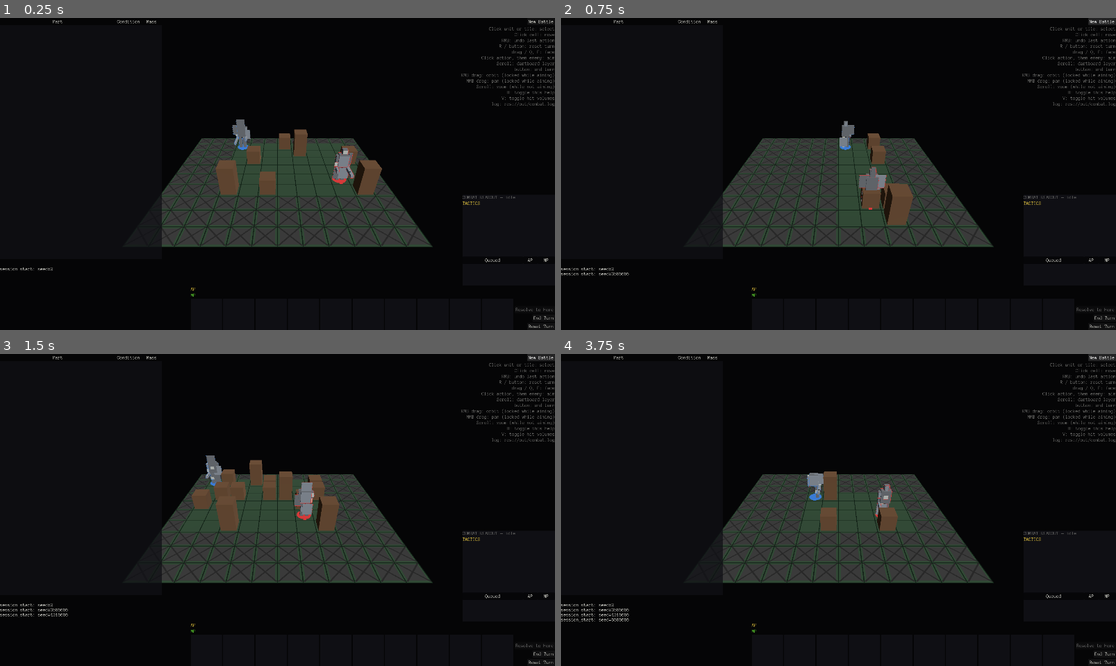
Above: before the commit, frames 1-4 (two rows, left to right).
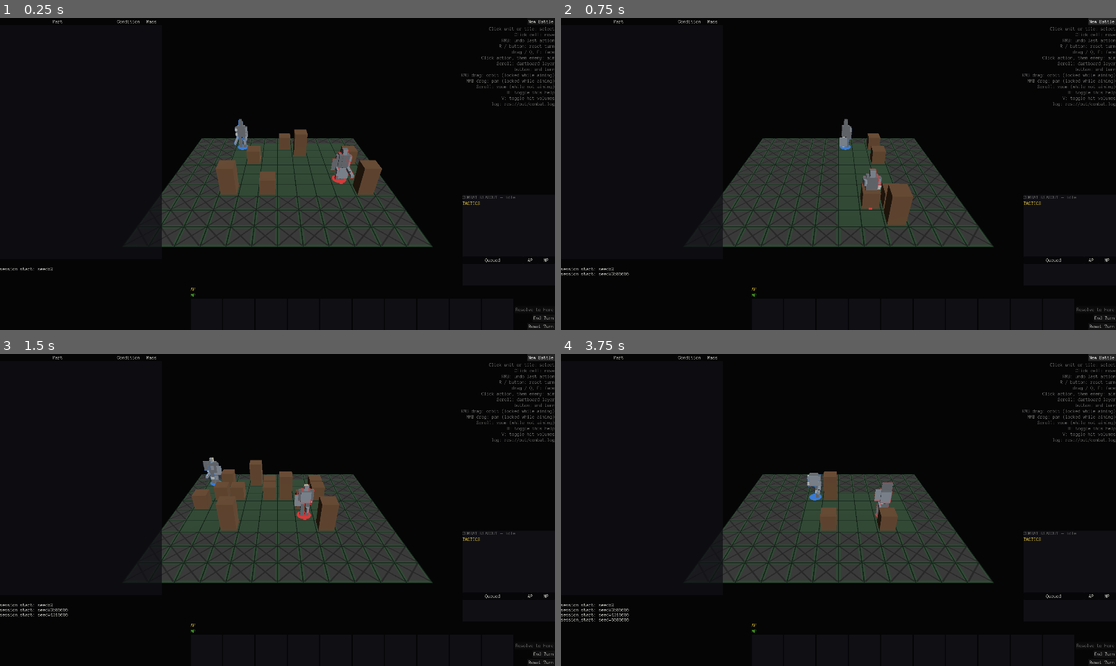
Above: after the commit, the same moments.

Repository: NotUserFriendly/HulkBreakers
Game: Godot game, scene res://src/view/battle_scene.tscn
Two runs of this game, one before a commit and one after it. Both use one fixed random seed, a clock stepped at 60 frames per second and the inputs below.
Inputs:
- Up to frame 1 (0.25 s): no input
- Up to frame 2 (0.75 s): click "New Battle" at 0.5 s
- Up to frame 3 (1.5 s): click "New Battle" at 1.25 s
- Up to frame 4 (3.75 s): click "End Turn" at 2 s; click "End Turn" at 2.75 s; click "New Battle" at 3.5 s

The runs differ from the first frame. In frame 1, 0.2% of the frame differs, in the area x 41-64%, y 32-52%; in frame 2, 0.2%; in frame 3, 0.2%, in the area x 36-57%, y 32-52%; in frame 4, 0.2%.

Commit message:
Taskblock 13 Pass G: wedge and cylinder armor plates (ricochet stress test)
The deflection model (docs/03) had only ever been exercised against
flat plates mounted square-on. Box has no orientation field of its own
(docs/02: always axis-aligned in part-local space) — a genuinely
angled/curved face can only come from the SOCKET that mounts a plate,
never the plate's own volume. So the three new plates
(wedge_plate_shallow/steep, cylinder_plate_segment — the last
CYLINDER-primitive, cosmetic only per docs/09) stay simple flat boxes;
the actual wedge/cylinder arrangement is a ring of ARMOR sockets at a
spread of Y-axis rotations, built as a test fixture (no existing
precedent in this codebase ships a purpose-built stress rig as real
game data).

Confirmed per-face surface normals span a wide arc across a 5-socket
ring (>60 degrees pairwise, not clustered), that two plates mounted at
different angles reflect an identical incoming shot in genuinely
different directions (not a fixed value), and that a seeded burst into
a 5-plate wedge cluster resolves deterministically and terminates.

Along the way, found and fixed a real pre-existing gap: two
test_battle_scene.gd assertions assumed every rendered mesh transform
equals its raw hitbox placement (translated to box.center), which only
held because no primitive-rendered, non-unit-scaled part had ever been
eligible for BattleScene's random assembly before. cylinder_plate_segment
(attaches_to ARMOR, CYLINDER primitive, non-unit render_scale) exposed
it the first time it got randomly assembled — fixed both assertions to
account for render_scale on a primitive-rendered part (taskblock-10
Pass A's own documented divergence: "the mesh must never affect
resolution"), not a bug in the new content.

1074/1075 passing; the one remaining failure is the same pre-existing,
unrelated test_battle_scene_input.gd flake noted since Pass A.

Diff:
--- /dev/null
+++ b/data/parts/cylinder_plate_segment.tres
@@ -0,0 +1,24 @@
+[gd_resource type="Resource" script_class="Part" format=3]
+
+[ext_resource type="Script" path="res://src/data/part.gd" id="1_yy7ul"]
+[ext_resource type="Script" path="res://src/data/ring.gd" id="2_vw2i3"]
+[ext_resource type="Script" path="res://src/data/socket.gd" id="3_l0s0x"]
+[ext_resource type="Script" path="res://src/data/box.gd" id="4_13w3y"]
+
+[sub_resource type="Resource" id="Resource_nnulf"]
+script = ExtResource("4_13w3y")
+size = Vector3(0.18, 0.3, 0.04)
+
+[resource]
+script = ExtResource("1_yy7ul")
+id = &"cylinder_plate_segment"
+display_name = "Cylinder Plate Segment"
+attaches_to = Array[StringName]([&"ARMOR"])
+material = &"steel"
+volume = Array[ExtResource("4_13w3y")]([SubResource("Resource_nnulf")])
+render_primitive = &"CYLINDER"
+render_scale = Vector3(0.18, 0.3, 0.3)
+hp = 4
+max_hp = 4
+mass = 1.0
+mangles_into = &"metal_scraps"
--- /dev/null
+++ b/data/parts/wedge_plate_shallow.tres
@@ -0,0 +1,22 @@
+[gd_resource type="Resource" script_class="Part" format=3]
+
+[ext_resource type="Script" path="res://src/data/part.gd" id="1_obc6p"]
+[ext_resource type="Script" path="res://src/data/ring.gd" id="2_kybpr"]
+[ext_resource type="Script" path="res://src/data/socket.gd" id="3_shpfp"]
+[ext_resource type="Script" path="res://src/data/box.gd" id="4_73v36"]
+
+[sub_resource type="Resource" id="Resource_usot8"]
+script = ExtResource("4_73v36")
+size = Vector3(0.2, 0.3, 0.04)
+
+[resource]
+script = ExtResource("1_obc6p")
+id = &"wedge_plate_shallow"
+display_name = "Wedge Plate (Shallow)"
+attaches_to = Array[StringName]([&"ARMOR"])
+material = &"steel"
+volume = Array[ExtResource("4_73v36")]([SubResource("Resource_usot8")])
+hp = 4
+max_hp = 4
+mass = 1.2
+mangles_into = &"metal_scraps"
--- /dev/null
+++ b/data/parts/wedge_plate_steep.tres
@@ -0,0 +1,22 @@
+[gd_resource type="Resource" script_class="Part" format=3]
+
+[ext_resource type="Script" path="res://src/data/part.gd" id="1_knowa"]
+[ext_resource type="Script" path="res://src/data/ring.gd" id="2_pxl14"]
+[ext_resource type="Script" path="res://src/data/socket.gd" id="3_rrod1"]
+[ext_resource type="Script" path="res://src/data/box.gd" id="4_hw7ru"]
+
+[sub_resource type="Resource" id="Resource_xa2a6"]
+script = ExtResource("4_hw7ru")
+size = Vector3(0.22, 0.32, 0.05)
+
+[resource]
+script = ExtResource("1_knowa")
+id = &"wedge_plate_steep"
+display_name = "Wedge Plate (Steep)"
+attaches_to = Array[StringName]([&"ARMOR"])
+material = &"steel"
+volume = Array[ExtResource("4_hw7ru")]([SubResource("Resource_xa2a6")])
+hp = 5
+max_hp = 5
+mass = 1.6
+mangles_into = &"metal_scraps"
--- /dev/null
+++ b/test/unit/logic/test_ricochet_stress.gd
@@ -0,0 +1,167 @@
+extends GutTest
+
+## taskblock-13 Pass G: wedge and cylinder armor plates — the deflection
+## model (docs/03) had only ever been exercised against flat/box plates
+## mounted square-on. `Box` has no orientation field of its own (docs/02:
+## always axis-aligned in PART-local space) — a genuinely angled/curved
+## face can only come from the SOCKET that mounts a plate, so the "wedge"/
+## "cylinder" stress rig here is a hosting part with several ARMOR sockets
+## at a spread of Y-axis rotations, each holding one of the real
+## wedge_plate_shallow/wedge_plate_steep/cylinder_plate_segment .tres
+## parts (tools/author_taskblock13_plates.gd) — the rig itself is a
+## fixture (no existing precedent ships a purpose-built test rig as real
+## game data), the plates it wears are real, shipped content.
+
+
+func before_each() -> void:
+	DataLibrary.reset()
+	DataLibrary.load_all()
+
+
+func after_each() -> void:
+	DataLibrary.reset()
+
+
+## A ring of ARMOR sockets spanning `angles` (degrees, around Y), each
+## holding a fresh copy of `plate_id`.
+func _rig(plate_id: StringName, angles: Array) -> Part:
+	var root := Part.new()
+	root.id = &"stress_rig"
+	root.hp = 50
+	root.max_hp = 50
+	root.volume = [Box.new(Vector3.ZERO, Vector3(0.3, 0.3, 0.3))]
+	var sockets: Array[Socket] = []
+	for angle_deg: float in angles:
+		var socket := Socket.new(
+			&"ARMOR", Transform3D(Basis(Vector3.UP, deg_to_rad(angle_deg)), Vector3.ZERO)
+		)
+		var plate: Part = DataLibrary.get_part(plate_id)
+		socket.occupant = plate
+		sockets.append(socket)
+	root.sockets = sockets
+	return root
+
+
+## "a multi-box cylinder produces a range of deflection normals across its
+## surface (assert the spread of ricochet directions is wide, not
+## clustered)." Surface normal alone determines a deflection's direction
+## (DamageResolver.resolve_impact), so proving the normals themselves
+## span a wide range is the direct, root-cause proof.
+func test_a_ring_of_cylinder_segments_produces_a_wide_spread_of_surface_normals() -> void:
+	var angles: Array = [-80.0, -40.0, 0.0, 40.0, 80.0]
+	var rig: Part = _rig(&"cylinder_plate_segment", angles)
+
+	var regions: Array[Region] = BodyProjector.project_assembly(rig, Vector2(0, -1))
+	var normals_2d: Array[Vector2] = []
+	for region: Region in regions:
+		if region.part.id == &"cylinder_plate_segment":
+			normals_2d.append(Vector2(region.surface_normal.x, region.surface_normal.z))
+
+	assert_true(
+		normals_2d.size() >= angles.size(), "every segment must contribute at least one face"
+	)
+
+	# "Wide, not clustered": the widest pairwise angle between any two
+	# normals must span a real fraction of a full circle, not a few
+	# degrees of jitter.
+	var max_spread_deg := 0.0
+	for a: Vector2 in normals_2d:
+		for b: Vector2 in normals_2d:
+			var spread: float = rad_to_deg(a.angle_to(b))
+			max_spread_deg = maxf(max_spread_deg, absf(spread))
+	assert_gt(max_spread_deg, 60.0, "the normals must span a wide arc, not cluster together")
+
+
+## "a wedge plate deflects a sub-DT oblique shot at an angle determined by
+## its face normal, not a fixed value."
+func test_wedge_plates_at_different_angles_deflect_in_different_directions() -> void:
+	var table: MaterialTable = DataLibrary.material_table()
+	var rig: Part = _rig(&"wedge_plate_shallow", [-35.0, 35.0])
+	var regions: Array[Region] = BodyProjector.project_assembly(rig, Vector2(0, -1))
+
+	# A thin plate rotated at all shows a sliver of its own edge alongside
+	# its main face (docs/03: incidence spans the full 0-90 range) — group
+	# by PART OBJECT IDENTITY (each socket holds its own distinct Part
+	# instance, `DataLibrary.get_part` never shares one) and take each
+	# plate's own largest-area region as its dominant, representative face.
+	var by_plate: Dictionary = {}  # Part -> Array[Region]
+	for region: Region in regions:
+		if region.part.id != &"wedge_plate_shallow":
+			continue
+		if not by_plate.has(region.part):
+			by_plate[region.part] = [] as Array[Region]
+		(by_plate[region.part] as Array[Region]).append(region)
+	assert_eq(by_plate.size(), 2, "both sockets' own plate instances must each appear")
+
+	var plate_regions: Array[Region] = []
+	for plate: Part in by_plate:
+		var faces: Array[Region] = by_plate[plate]
+		faces.sort_custom(func(a: Region, b: Region) -> bool: return a.rect.size.x > b.rect.size.x)
+		plate_regions.append(faces[0])
+
+	# Sub-DT damage (steel dt=6): both hits deflect rather than penetrate.
+	var incoming := Vector2(0, 1)
+	var result_a: ImpactResult = DamageResolver.resolve_impact(
+		incoming, 3.0, plate_regions[0], table
+	)
+	var result_b: ImpactResult = DamageResolver.resolve_impact(
+		incoming, 3.0, plate_regions[1], table
+	)
+
+	assert_eq(
+		result_a.outcome, Enums.Outcome.DEFLECT, "sub-DT oblique hit must deflect, not penetrate"
+	)
+	assert_eq(result_b.outcome, Enums.Outcome.DEFLECT)
+	assert_false(
+		result_a.reflected_dir.is_equal_approx(result_b.reflected_dir),
+		"two plates mounted at different angles must reflect the same incoming shot differently"
+	)
+
+
+## "a seeded burst into a plate cluster is deterministic and terminates."
+func test_a_seeded_burst_into_the_rig_is_deterministic_and_terminates() -> void:
+	var angles: Array = [-60.0, -30.0, 0.0, 30.0, 60.0]
+
+	var results: Array = []
+	for run in range(2):
+		var rig: Part = _rig(&"wedge_plate_shallow", angles)
+		var shooter_torso := Part.new()
+		shooter_torso.id = &"shooter_torso"
+		shooter_torso.hp = 20
+		shooter_torso.max_hp = 20
+		shooter_torso.volume = [Box.new(Vector3.ZERO, Vector3(0.3, 0.3, 0.3))]
+		var weapon := Part.new()
+		weapon.id = &"chaingun"
+		weapon.hp = 6
+		weapon.max_hp = 6
+		weapon.attaches_to = [&"GRIP"]
+		weapon.requires = {&"TRIGGER": 1}
+		weapon.damage = 3.0  # sub-DT vs steel (6): every hit is a real deflection
+		weapon.scatter = [Ring.new(0.15, 1.0)]
+		weapon.provides_actions = [&"burst"]
+		weapon.weapon_def = WeaponDef.new()
+		weapon.weapon_def.burst_size = 8
+		weapon.weapon_def.burst_ap_cost = 3
+		var hand := Part.new()
+		hand.id = &"hand"
+		hand.hp = 5
+		hand.max_hp = 5
+		hand.attaches_to = [&"HAND"]
+		hand.capabilities = [&"TRIGGER"]
+		var grip := Socket.new(&"GRIP")
+		grip.occupant = weapon
+		hand.sockets = [grip]
+		var hand_socket := Socket.new(&"HAND")
+		hand_socket.occupant = hand
+		shooter_torso.sockets.append(hand_socket)
+
+		var shooter := Unit.new(Matrix.new(), Shell.new(shooter_torso), Vector2i(0, 0), 0)
+		var target := Unit.new(Matrix.new(), Shell.new(rig), Vector2i(3, 0), 1)
+		var state := CombatState.new(Grid.new(10, 10), [shooter, target], 999)
+
+		# Must complete without hanging or erroring regardless of how many
+		# simultaneous deflections a wide-angle wedge cluster generates.
+		BurstAction.new(shooter, &"chaingun", Vector2i(3, 0)).apply(state)
+		results.append(shooter.ap)
+
+	assert_eq(results[0], results[1], "the same seed must replay identically")
--- a/test/unit/view/test_battle_scene.gd
+++ b/test/unit/view/test_battle_scene.gd
@@ -103,9 +103,18 @@
 		assert_eq(view.get_child_count(), placements.size() + 2)
 		for j in range(placements.size()):
 			var mesh_instance: MeshInstance3D = view.get_child(j + 2)
-			var expected: Transform3D = placements[j].transform.translated_local(
-				placements[j].box.center
-			)
+			var part: Part = placements[j].part
+			# taskblock-10 Pass A: a part rendered as a whole-part primitive
+			# (no mesh_scene, render_primitive != BOX — e.g. taskblock-13's
+			# own cylinder_plate_segment) draws at the part's own composed
+			# transform SCALED by render_scale, never the box-local center
+			# offset a literal hitbox box uses (docs/09: "the mesh must
+			# never affect resolution" — the two are allowed to diverge).
+			var expected: Transform3D
+			if part.mesh_scene == null and part.render_primitive != &"BOX":
+				expected = placements[j].transform.scaled_local(part.render_scale)
+			else:
+				expected = placements[j].transform.translated_local(placements[j].box.center)
 			assert_eq(mesh_instance.transform, expected)
 
 
@@ -181,9 +190,15 @@
 	)
 	for i in range(expected.size()):
 		var mesh_instance: MeshInstance3D = view.get_child(i + 2)
-		assert_eq(
-			mesh_instance.transform, expected[i].transform.translated_local(expected[i].box.center)
-		)
+		var part: Part = expected[i].part
+		# Same primitive-vs-box distinction as
+		# test_every_rendered_mesh_matches_a_living_boxs_placement_exactly.
+		var expected_transform: Transform3D
+		if part.mesh_scene == null and part.render_primitive != &"BOX":
+			expected_transform = expected[i].transform.scaled_local(part.render_scale)
+		else:
+			expected_transform = expected[i].transform.translated_local(expected[i].box.center)
+		assert_eq(mesh_instance.transform, expected_transform)
 
 
 ## taskblock-08 E1/TESTS: "New Battle is not among the turn controls" —
--- /dev/null
+++ b/tools/author_taskblock13_plates.gd
@@ -0,0 +1,69 @@
+extends SceneTree
+
+## taskblock-13 Pass G: one-time authoring pass — writes the wedge and
+## cylinder ricochet-stress-test plates as `.tres` into `res://data/parts/`,
+## same convention as `tools/migrate_data.gd`/`tools/author_taskblock13_guns.gd`.
+## Run once via `godot --headless -s res://tools/author_taskblock13_plates.gd`;
+## kept afterward as a record.
+##
+## `Box` has no orientation field of its own (docs/02: PART-local space,
+## always axis-aligned) — a genuinely angled/curved face can only come
+## from the SOCKET that mounts a plate, never the plate's own volume. So
+## "wedge" and "cylinder" here are both simple flat plates; the actual
+## stress rig (a hosting part with several ARMOR sockets at a spread of
+## rotations) lives in test_ricochet_stress.gd as a fixture, not shipped
+## content — no existing precedent in this codebase ships a purpose-built
+## test rig as real game data (see docs comment on `Box`/`Socket`).
+
+
+func _initialize() -> void:
+	var dir: String = "res://data/parts"
+	DirAccess.make_dir_recursive_absolute(ProjectSettings.globalize_path(dir))
+	var count := 0
+	for part: Part in _plates():
+		var path: String = "%s/%s.tres" % [dir, part.id]
+		var err: Error = ResourceSaver.save(part, path)
+		if err != OK:
+			push_error("Failed to save %s: %s" % [path, err])
+			continue
+		count += 1
+	print("Wrote %d plates." % count)
+	quit()
+
+
+func _plate(id: StringName, display_name: String, hp: int, mass: float, size: Vector3) -> Part:
+	var part := Part.new()
+	part.id = id
+	part.display_name = display_name
+	part.attaches_to = [&"ARMOR"]
+	part.material = &"steel"
+	part.hp = hp
+	part.max_hp = hp
+	part.mass = mass
+	part.mangles_into = &"metal_scraps"
+	part.volume = [Box.new(Vector3.ZERO, size)]
+	return part
+
+
+func _plates() -> Array[Part]:
+	# Two sizes, both meant to be mounted through a range of differently-
+	# rotated ARMOR sockets (the actual "wedge" arrangement) — flagged
+	# placeholder hp/mass, loosely matching the existing plate_small/
+	# plate_medium archetypes.
+	var wedge_shallow: Part = _plate(
+		&"wedge_plate_shallow", "Wedge Plate (Shallow)", 4, 1.2, Vector3(0.2, 0.3, 0.04)
+	)
+	var wedge_steep: Part = _plate(
+		&"wedge_plate_steep", "Wedge Plate (Steep)", 5, 1.6, Vector3(0.22, 0.32, 0.05)
+	)
+
+	# render_primitive is cosmetic only (docs/09: never hit-tested) — the
+	# actual varied normals come from mounting several of these through a
+	# ring of rotated sockets, same as the wedge plates above.
+	var cylinder_segment: Part = _plate(
+		&"cylinder_plate_segment", "Cylinder Plate Segment", 4, 1.0, Vector3(0.18, 0.3, 0.04)
+	)
+	cylinder_segment.render_primitive = &"CYLINDER"
+	cylinder_segment.render_scale = Vector3(0.18, 0.3, 0.3)
+
+	return [wedge_shallow, wedge_steep, cylinder_segment]
Not shown, added: test/unit/logic/test_ricochet_stress.gd.uid
Not shown, added: tools/author_taskblock13_plates.gd.uid
